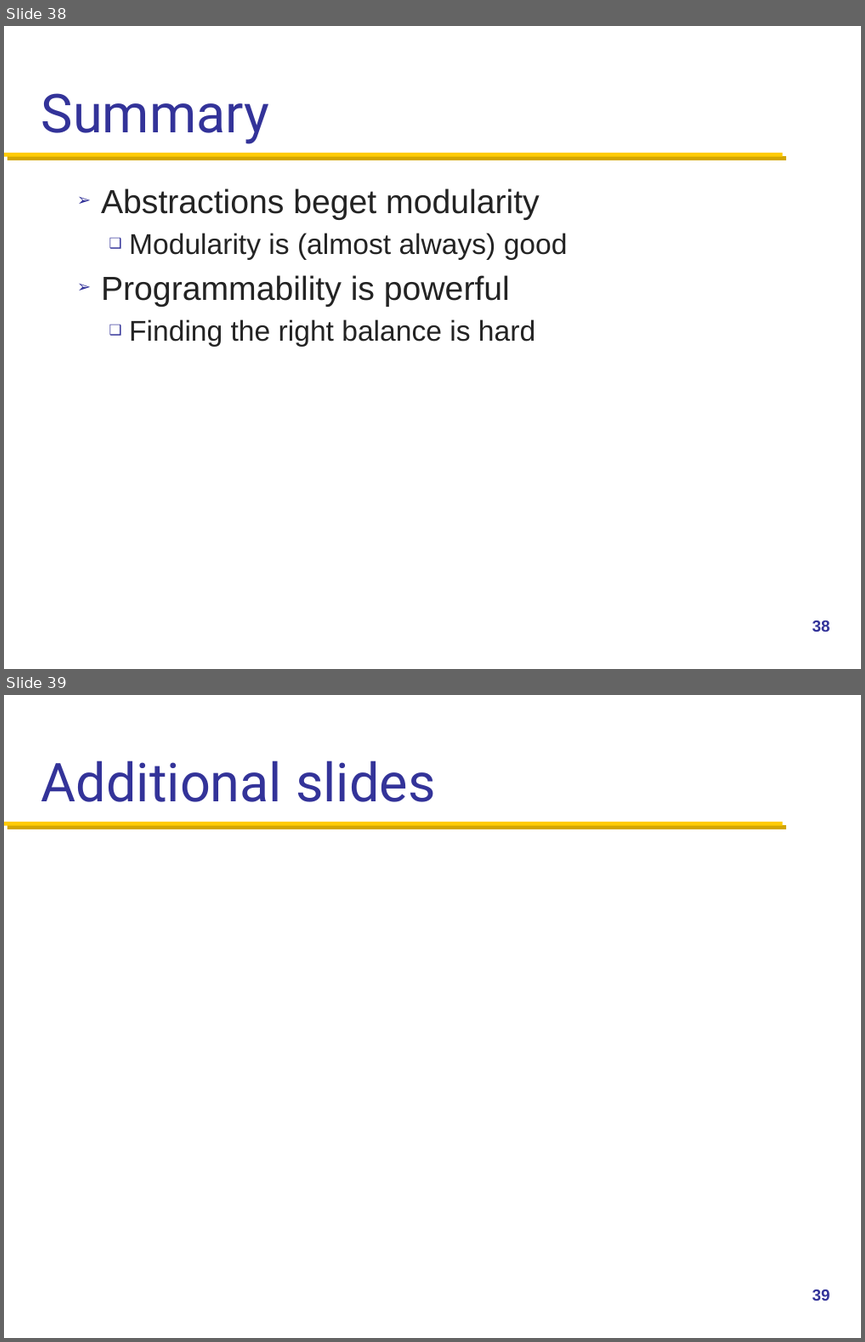
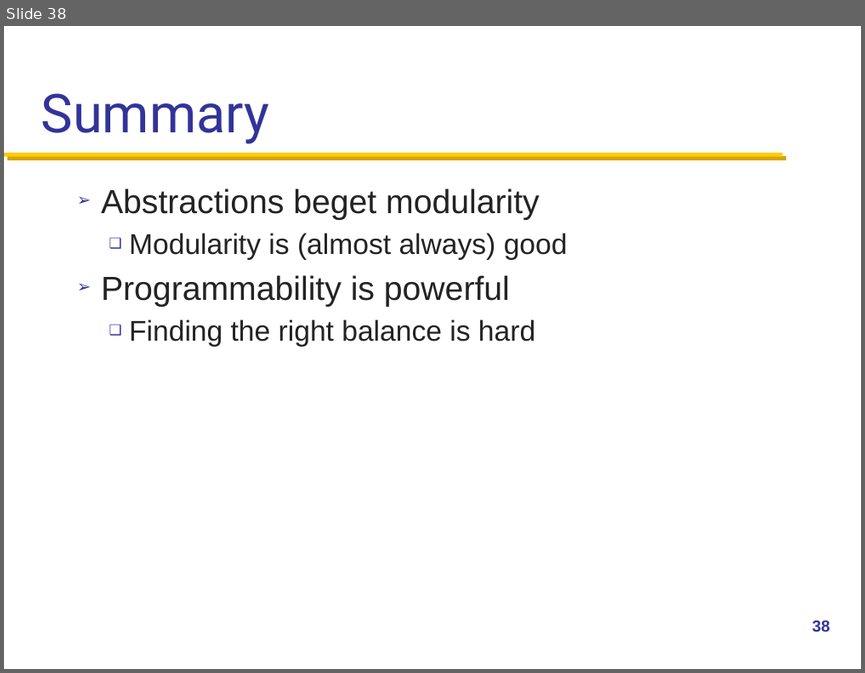
Before and after one commit to henryhxu/CSCI4430-ESTR4120, a slide deck: lectures/lec14.pptx. Shown one above the other, each under a label of ours: slides 38 and 39 before the commit, slide 38 after it. The pictures are 865x1342 and 865x673 pixels, drawn with LibreOffice and Linux fonts; fonts in the diff are those of the drawing; background and template pictures are left out. Boxes give left, top, right and bottom in pixels: in the first picture for what was removed or moved away, otherwise in the second. Text is boxed around its words. In the diff, an @@ line names an element or a change of style, - is before the commit and + after.

```diff
--- a/lectures/lec14.pptx
+++ b/lectures/lec14.pptx
@@ slide 39 removed at <box>4,695,861,1338</box>, background #FFFFFF; not listed: 1 template element that a slide beside it also shows @@
@@ title removed at <box>41,760,436,802</box> @@
-Additional slides
@@ page number removed at <box>812,1289,830,1300</box> @@
-39
```
Also in this commit, not shown: 1 slide changed, 6 other slides removed.
